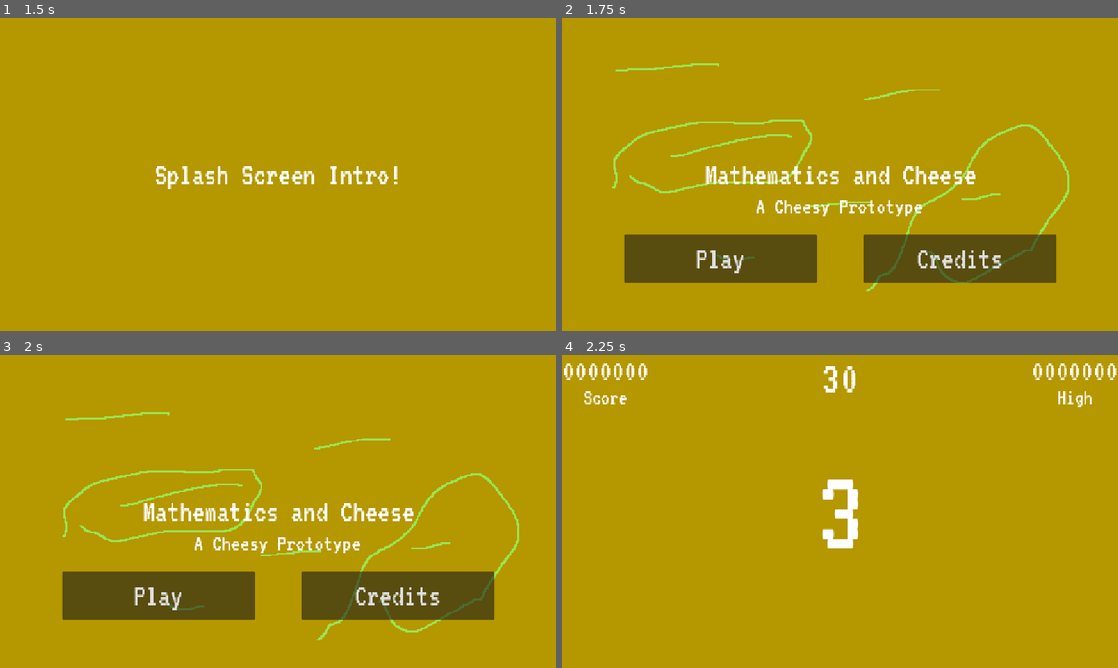
Above: before the commit, frames 1-4 (two rows, left to right).
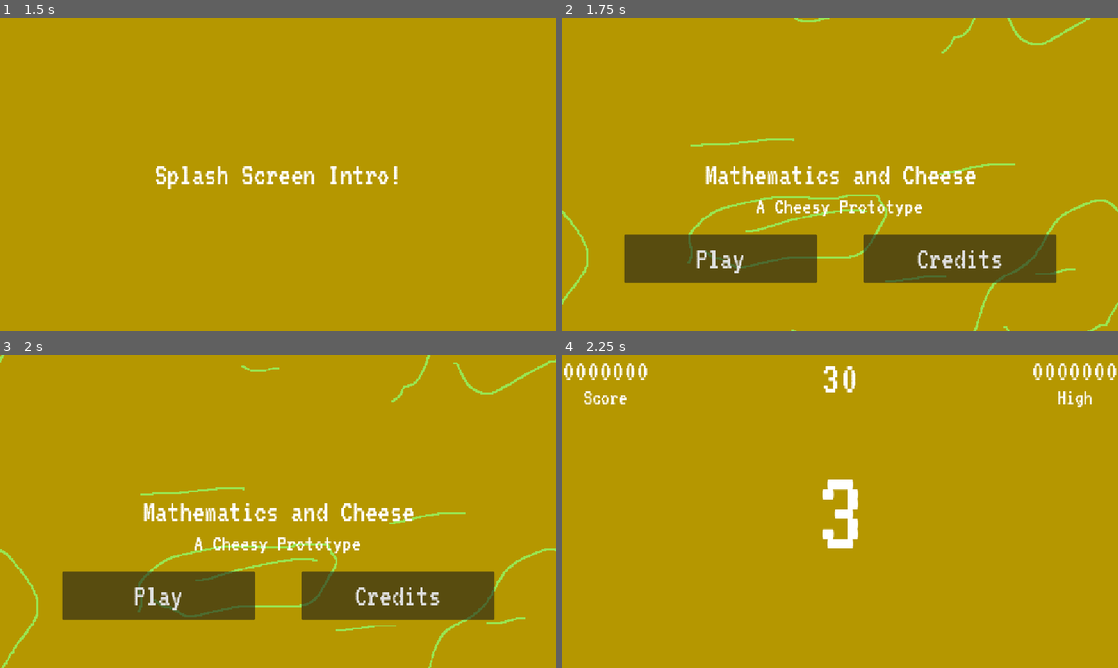
Above: after the commit, the same moments.

Repository: sdepouw/mathematics-and-cheese
Game: Godot game, scene res://Scenes/Root/root.tscn
The game is run twice, just before and just after one commit, with the same random seed, the same clock (stepped at 60 frames per second) and the same inputs.
Inputs (mouse positions are in pixels of both pictures, inside the frame that each line leads up to):
- Up to frame 1 (1.5 s): tap Enter at 0.5 s; move the mouse to (400, 158) at 0.52 s; hold D (move_right) 0.53-1.28 s; tap Space (shoot) at 0.6, 1.25, 1.35 s; click (400, 158) at 0.67 s; move the mouse to (166, 190) at 1.27 s; hold S (move_down) from 1.28 s (still down)
- Up to frame 2 (1.75 s): keep holding S (move_down)
- Up to frame 3 (2 s): keep holding S (move_down)
- Up to frame 4 (2.25 s): release S (move_down) at 2 s; click "Play" at 2 s

Frame 1 is identical in both runs. In frame 2, 3.5% of the frame differs, in the area x 0-100%, y 0-100%; in frame 3, 3.6%; in frame 4, nothing differs.

Commit message:
Parallex in root, show/hide dynamically
Show/hide based on loaded scene, so that its position remains constant when changing between scenes that continue showing it

Diff:
--- a/Game/Scenes/Credits/credits.tscn
+++ b/Game/Scenes/Credits/credits.tscn
@@ -1,7 +1,6 @@
-[gd_scene load_steps=6 format=3 uid="uid://c2m51cu3euqqd"]
+[gd_scene load_steps=5 format=3 uid="uid://c2m51cu3euqqd"]
 
 [ext_resource type="Script" uid="uid://c066o242r7s4j" path="res://Scenes/Credits/credits.gd" id="1_ykwev"]
-[ext_resource type="PackedScene" uid="uid://vy44lgq4vbmt" path="res://Scenes/MenuBackground/menu_background.tscn" id="2_4lsct"]
 [ext_resource type="Script" uid="uid://de706yc1x0tdn" path="res://Scenes/ClickableRichTextLabel/clickable_rich_text_label.gd" id="2_22rij"]
 
 [sub_resource type="InputEventAction" id="InputEventAction_22rij"]
@@ -12,8 +11,6 @@
 
 [node name="Credits" type="Node"]
 script = ExtResource("1_ykwev")
-
-[node name="MenuBackground" parent="." instance=ExtResource("2_4lsct")]
 
 [node name="CreditsText" type="RichTextLabel" parent="."]
 anchors_preset = 15
--- a/Game/Scenes/MainMenu/main_menu.tscn
+++ b/Game/Scenes/MainMenu/main_menu.tscn
@@ -1,7 +1,6 @@
-[gd_scene load_steps=5 format=3 uid="uid://hnj5a3kfiu1v"]
+[gd_scene load_steps=4 format=3 uid="uid://hnj5a3kfiu1v"]
 
 [ext_resource type="Script" uid="uid://dguubyrqu3dxi" path="res://Scenes/MainMenu/main_menu.gd" id="1_uqdog"]
-[ext_resource type="PackedScene" uid="uid://vy44lgq4vbmt" path="res://Scenes/MenuBackground/menu_background.tscn" id="2_v763k"]
 
 [sub_resource type="InputEventAction" id="InputEventAction_uqdog"]
 action = &"shoot"
@@ -11,8 +10,6 @@
 
 [node name="MainMenu" type="Node"]
 script = ExtResource("1_uqdog")
-
-[node name="MenuBackground" parent="." instance=ExtResource("2_v763k")]
 
 [node name="GameTitleLabel" type="Label" parent="."]
 anchors_preset = 8
--- a/Game/Scenes/MenuBackground/menu_background.gd
+++ /dev/null
@@ -1,11 +0,0 @@
-extends Node
-
-@onready var _parallex: Parallax2D = $Parallax2D
-
-static var _current_offset: Vector2 = Vector2.ZERO
-
-func _ready() -> void:
-  _parallex.scroll_offset = _current_offset
-
-func _process(_delta: float) -> void:
-  _current_offset = _parallex.scroll_offset
--- a/Game/Scenes/MenuBackground/menu_background.tscn
+++ /dev/null
@@ -1,16 +0,0 @@
-[gd_scene load_steps=3 format=3 uid="uid://vy44lgq4vbmt"]
-
-[ext_resource type="Texture2D" uid="uid://cwl8t64jyhp3j" path="res://Assets/Art/background.png" id="1_mr5fk"]
-[ext_resource type="Script" uid="uid://cjftfmj0o5bml" path="res://Scenes/MenuBackground/menu_background.gd" id="1_ohcho"]
-
-[node name="MenuBackground" type="Node"]
-script = ExtResource("1_ohcho")
-
-[node name="Parallax2D" type="Parallax2D" parent="."]
-repeat_size = Vector2(1152, 648)
-autoscroll = Vector2(100, 100)
-repeat_times = 2
-
-[node name="Background" type="Sprite2D" parent="Parallax2D"]
-position = Vector2(576, 324)
-texture = ExtResource("1_mr5fk")
--- a/Game/Scenes/Root/root.gd
+++ b/Game/Scenes/Root/root.gd
@@ -7,6 +7,7 @@
 const CREDITS_SCENE: PackedScene = preload("res://Scenes/Credits/credits.tscn")
 
 @onready var _scene_loader: SceneLoader = $SceneLoader
+@onready var _backgroud_parallex: Parallax2D = $BackgroundParallex
 
 func _ready() -> void:
   _scene_loader.queue_load(SPLASH_SCREEN_SCENE)
@@ -22,3 +23,8 @@
 
 func _load_credits() -> void:
   _scene_loader.queue_load(CREDITS_SCENE)
+
+func _on_scene_loader_instance_loaded(loaded_scene: PackedScene, _loaded_instance: Node) -> void:
+  _backgroud_parallex.visible =\
+    loaded_scene == MAIN_MENU_SCENE or\
+    loaded_scene == CREDITS_SCENE
--- a/Game/Scenes/Root/root.tscn
+++ b/Game/Scenes/Root/root.tscn
@@ -1,6 +1,7 @@
-[gd_scene load_steps=3 format=3 uid="uid://du0qdv00hfe3g"]
+[gd_scene load_steps=4 format=3 uid="uid://du0qdv00hfe3g"]
 
 [ext_resource type="Script" uid="uid://75y8glss6r2g" path="res://Scenes/Root/root.gd" id="1_1r6ip"]
+[ext_resource type="Texture2D" uid="uid://cwl8t64jyhp3j" path="res://Assets/Art/background.png" id="3_517d8"]
 [ext_resource type="Script" uid="uid://cqc2ob5ygqwqw" path="res://Scenes/Root/scene_loader.gd" id="3_qw60k"]
 
 [node name="Root" type="Node"]
@@ -14,6 +15,18 @@
 grow_vertical = 2
 color = Color(0.711566, 0.592268, 0, 1)
 
+[node name="BackgroundParallex" type="Parallax2D" parent="."]
+visible = false
+repeat_size = Vector2(1152, 648)
+autoscroll = Vector2(100, 100)
+repeat_times = 2
+
+[node name="Background" type="Sprite2D" parent="BackgroundParallex"]
+position = Vector2(576, 324)
+texture = ExtResource("3_517d8")
+
 [node name="SceneLoader" type="Node" parent="."]
 script = ExtResource("3_qw60k")
 metadata/_custom_type_script = "uid://cqc2ob5ygqwqw"
+
+[connection signal="instance_loaded" from="SceneLoader" to="." method="_on_scene_loader_instance_loaded"]
--- a/Game/Scenes/Root/scene_loader.gd
+++ b/Game/Scenes/Root/scene_loader.gd
@@ -10,7 +10,7 @@
   get: return _scene_to_load != null
 
 ## Emitted whenever a new scene is instantiated and loaded into the parent
-signal instance_loaded(loaded_instance: Node)
+signal instance_loaded(loaded_scene: PackedScene, loaded_instance: Node)
 
 ## Queue a PackedScene for loading. The previously-loaded scene will
 ## be unloaded properly before this scene will load.
@@ -31,7 +31,7 @@
 func _load_instance() -> void:
   _loaded_instance = _scene_to_load.instantiate()
   get_parent().add_child(_loaded_instance)
-  instance_loaded.emit(_loaded_instance)
+  instance_loaded.emit(_scene_to_load, _loaded_instance)
 
 func _try_unload_instance() -> void:
   if _loaded_instance != null and is_instance_valid(_loaded_instance):
Not shown, removed: Game/Scenes/MenuBackground/menu_background.gd.uid
